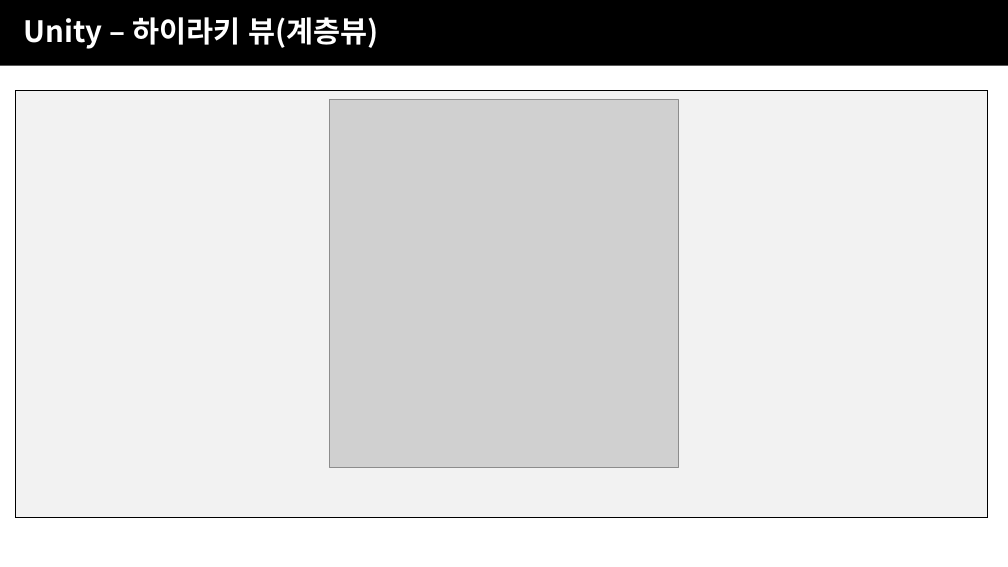
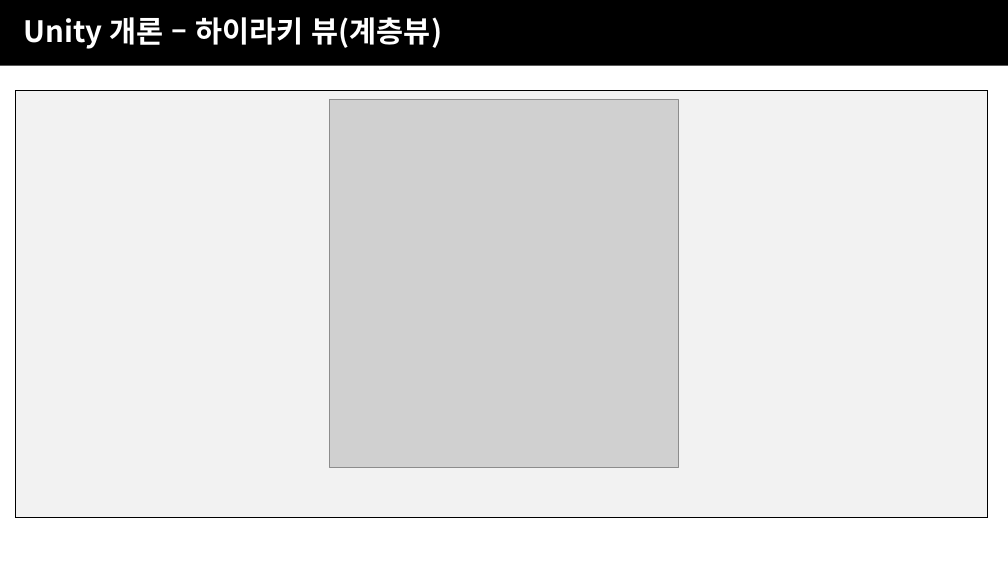
Before and after one commit to JJaery/SBSGameAcademy3, a slide deck: slide 11 of 4주차/SBS게임아카데미_UNITY주말4개월_4주차(유니티).pptx. Drawn at 1008x567 pixels with LibreOffice and Linux fonts; fonts in the diff are those of the drawing; grey boxes stand for pictures; background and template pictures are left out. Boxes give left, top, right and bottom in pixels: in the first picture for what was removed or moved away, otherwise in the second. Text is boxed around its words. In the diff, an @@ line names an element or a change of style, - is before the commit and + after.

```diff
--- a/4주차/SBS게임아카데미_UNITY주말4개월_4주차(유니티).pptx
+++ b/4주차/SBS게임아카데미_UNITY주말4개월_4주차(유니티).pptx
@@ text at [24,17,442,49]: text changed @@
-Unity – 하이라키 뷰(계층뷰)
+Unity 개론 – 하이라키 뷰(계층뷰)
```
Also in this commit, not shown: 7 other slides changed, 3 slides added, 8 other files.
